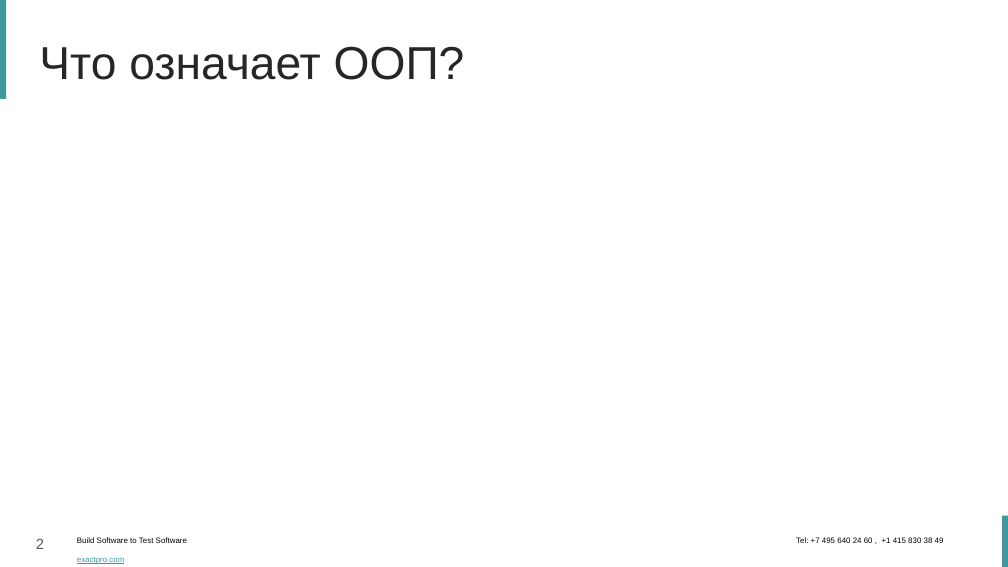
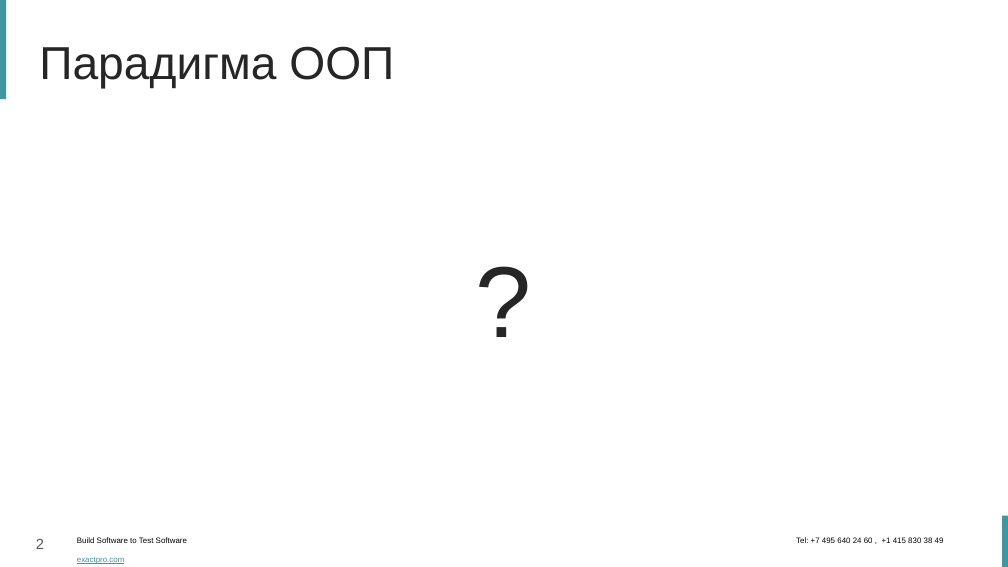
Before and after one commit to dzavodchikov/ChessMVC, a slide deck: slide 2 of Паттерн MVC.pptx. Drawn at 1008x567 pixels with LibreOffice and Linux fonts; fonts in the diff are those of the drawing; background and template pictures are left out. Boxes give left, top, right and bottom in pixels: in the first picture for what was removed or moved away, otherwise in the second. Text is boxed around its words. In the diff, an @@ line names an element or a change of style, - is before the commit and + after.

```diff
--- a/Паттерн MVC.pptx
+++ b/Паттерн MVC.pptx
@@ title at (39,46,394,88): text changed @@
-Что означает ООП?
+Парадигма ООП
@@ text added at (51,133,958,462), 96 pt, text #262626 @@
+?
```
Also in this commit, not shown: 6 other slides changed, 5 slides added, 3 slides removed.
